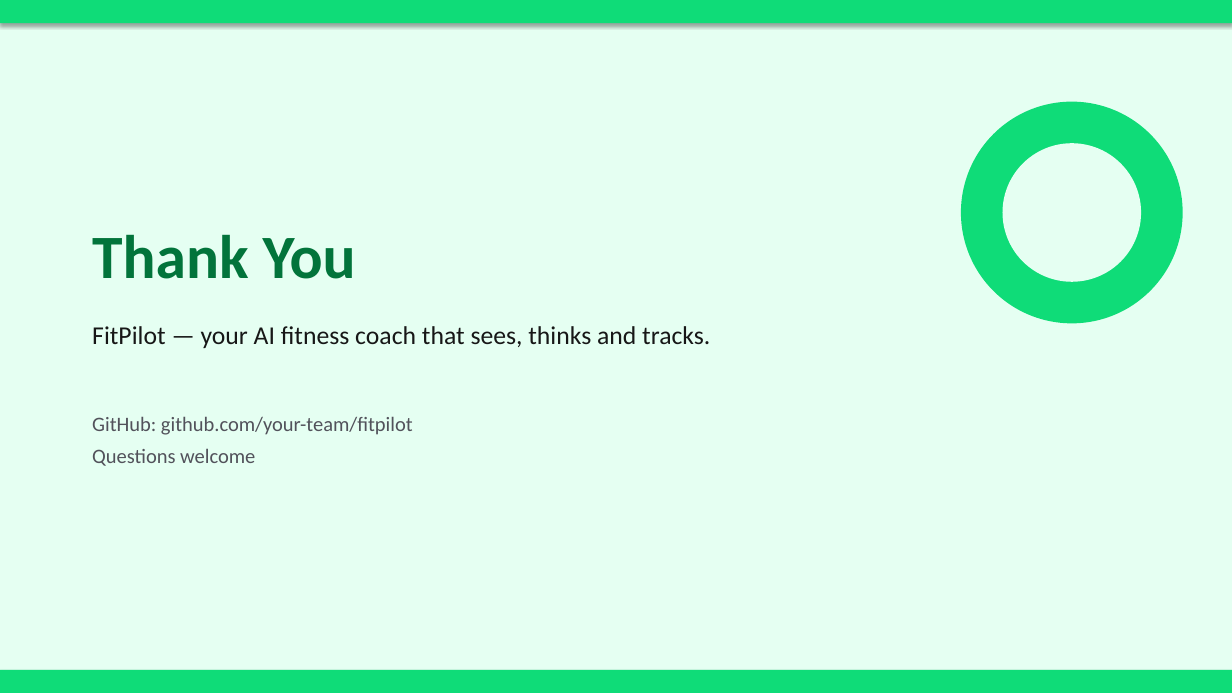
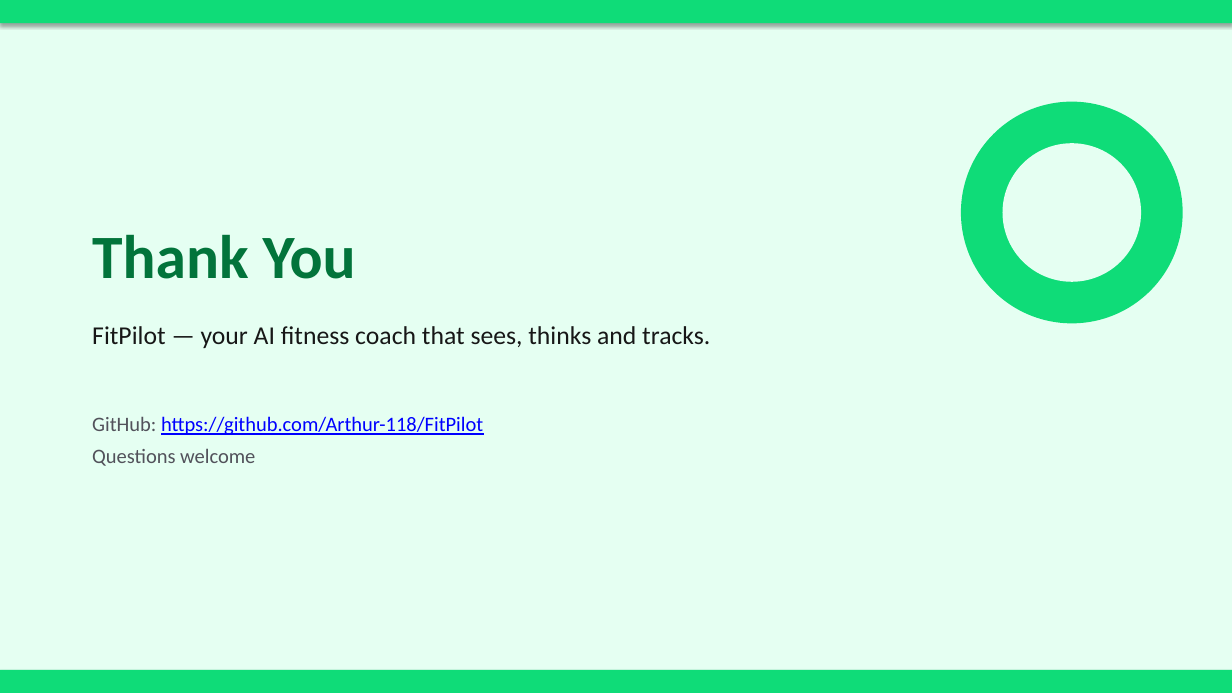
Before and after one commit to Arthur-118/FitPilot, a slide deck: slide 17 of FitPilot_Presentation.pptx. Drawn at 1232x693 pixels with LibreOffice and Linux fonts; fonts in the diff are those of the drawing. Boxes give left, top, right and bottom in pixels: in the first picture for what was removed or moved away, otherwise in the second. Text is boxed around its words. In the diff, an @@ line names an element or a change of style, - is before the commit and + after.

Commit message:
Remove speech draft, keep PPT and outline only

```diff
--- a/FitPilot_Presentation.pptx
+++ b/FitPilot_Presentation.pptx
@@ text at box(92, 416, 483, 435): text changed; text colour #52525B to #0000FF @@
-GitHub: github.com/your-team/fitpilot
+GitHub: https://github.com/Arthur-118/FitPilot
```
Also in this commit, not shown: 2 other files.
